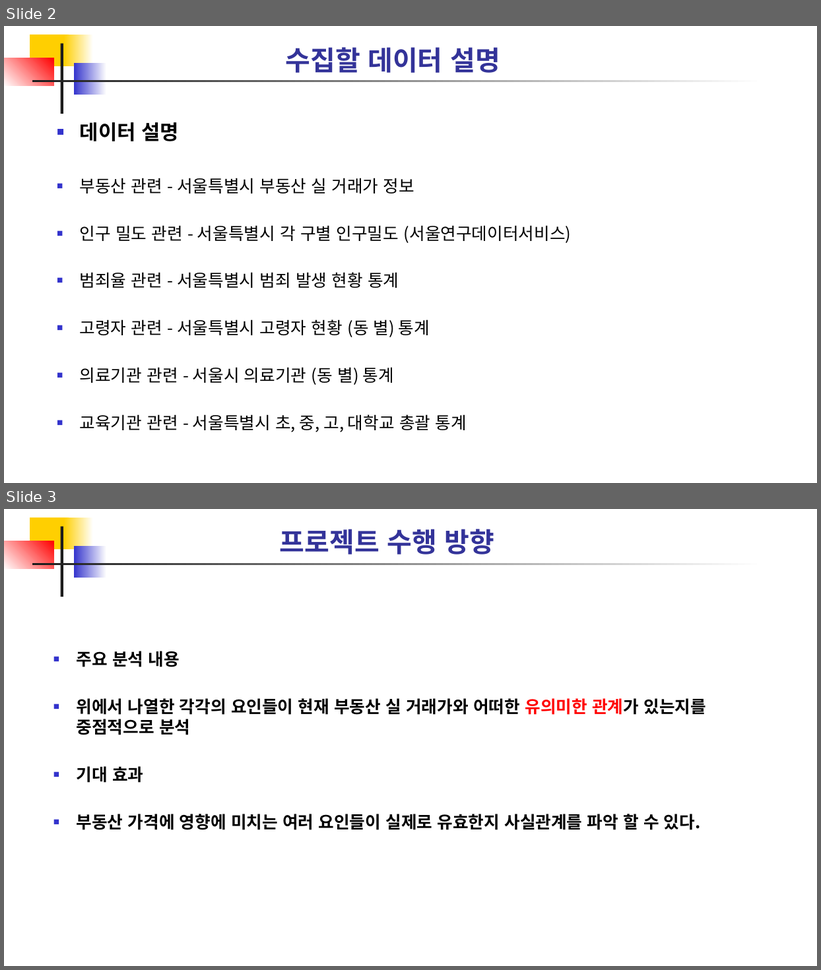
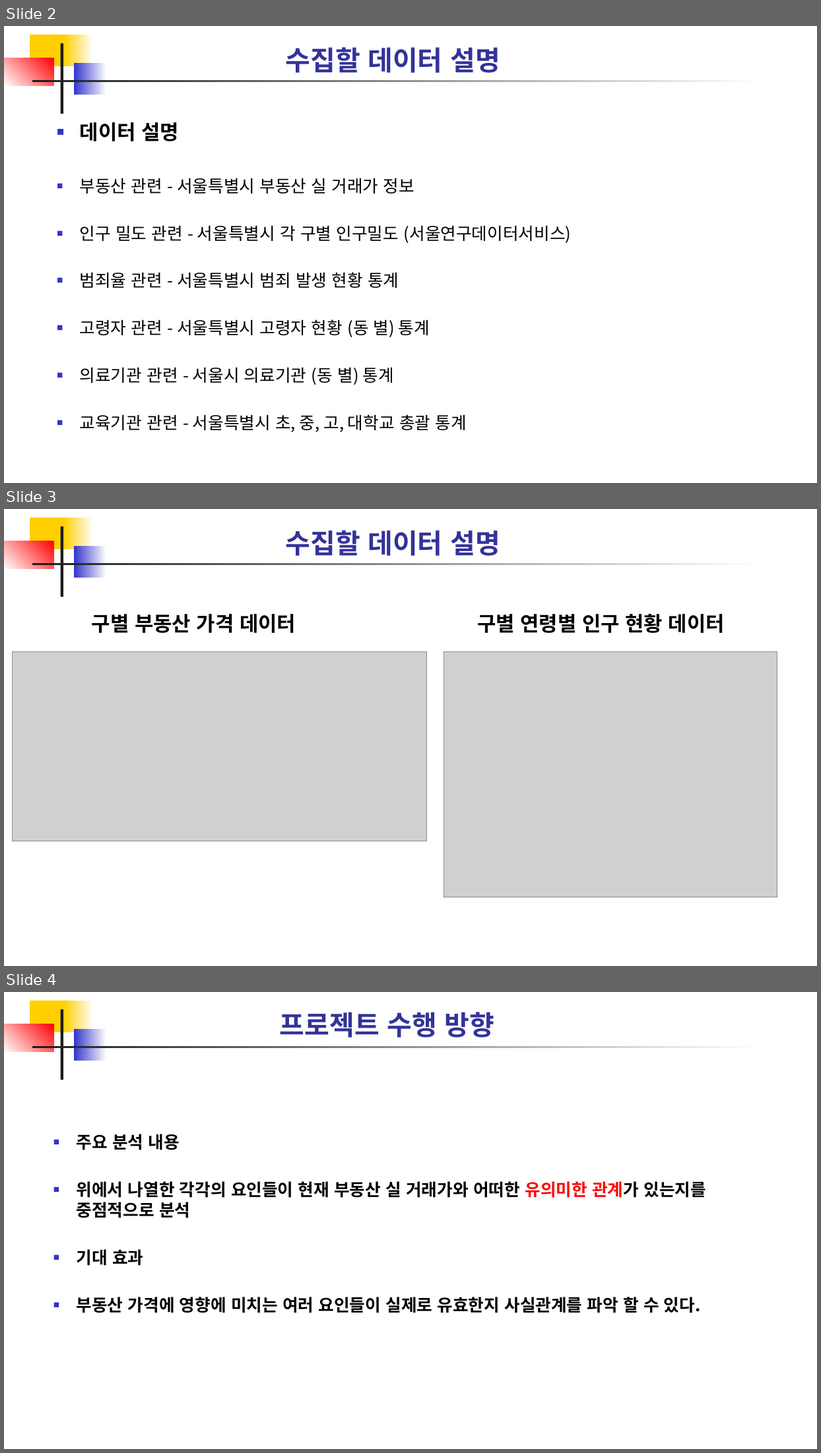
Before and after one commit to laits1/TIL, a slide deck: project/1)data분석 프로젝트/발표 문서자료/프로젝트 주제 발표(8팀_부데찌개팀).pptx. Shown one above the other, each under a label of ours: slides 2 and 3 before the commit, slides 2, 3 and 4 after it. The pictures are 821x970 and 821x1453 pixels, drawn with LibreOffice and Linux fonts; fonts in the diff are those of the drawing; grey boxes stand for pictures. Boxes give left, top, right and bottom in pixels: in the first picture for what was removed or moved away, otherwise in the second. Text is boxed around its words. In the diff, an @@ line names an element or a change of style, - is before the commit and + after.

```diff
--- a/project/1)data분석 프로젝트/발표 문서자료/프로젝트 주제 발표(8팀_부데찌개팀).pptx
+++ b/project/1)data분석 프로젝트/발표 문서자료/프로젝트 주제 발표(8팀_부데찌개팀).pptx
@@ slide 3 added at (4, 509, 817, 966), background #FFFFFF; not listed: 6 template elements that a slide beside it also shows @@
@@ title added at (286, 530, 500, 556), 32 pt, text #333399, bold @@
+수집할 데이터 설명
@@ text added at (92, 614, 296, 633), 24 pt, text #000000, bold @@
+구별 부동산 가격 데이터
@@ text added at (477, 614, 725, 633), 24 pt, text #000000, bold @@
+구별 연령별 인구 현황 데이터
@@ picture added at (12, 652, 427, 842) @@
@@ picture added at (444, 652, 778, 898) @@
@@ what was slide 3 is now slide 4 @@
```
Also in this commit, not shown: 1 slide changed, 1 other file.
